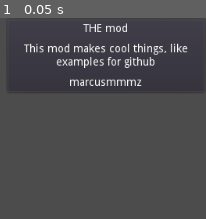
Above: before the commit, frame 1.
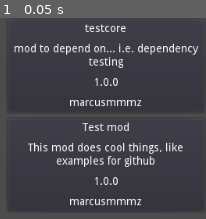
Above: after the commit, the same moment.

Repository: marcusmmmz/Godot-ModManager
Game: Godot game, scene res://src/Game.tscn
The game is run twice, just before and just after one commit, with the same random seed, the same clock (stepped at 60 frames per second) and the same inputs. Before the commit the project starts from res://src/Main.tscn.
Inputs:
- Up to frame 1 (0.05 s): no input

The runs differ from the first frame. In frame 1, 9.7% of the frame differs, in the area x 6-97%, y 2-96%.

Commit message:
package.json and tweaks

Diff:
--- /dev/null
+++ b/mods/Test mod/index.gd
@@ -0,0 +1,13 @@
+extends Node
+
+var testcore
+
+func _ready():
+	ModManager.connect("mods_loaded", self, "on_mods_loaded")
+
+func on_mods_loaded():
+	testcore = ModManager.mod_nodes.testcore
+
+	print( testcore.test )
+
+	add_child( load("res://mods/Test mod/second.gd").new() )
--- /dev/null
+++ b/mods/Test mod/second.gd
@@ -0,0 +1,4 @@
+extends Node
+
+func _ready():
+	print("second script")
--- /dev/null
+++ b/mods/testcore/index.gd
@@ -0,0 +1,3 @@
+extends Node
+
+var test = "dependency"
--- a/project.godot
+++ b/project.godot
@@ -15,8 +15,8 @@
 
 [application]
 
-config/name="Mods"
-run/main_scene="res://src/Main.tscn"
+config/name="Mod Manager"
+run/main_scene="res://src/Game.tscn"
 config/icon="res://icon.png"
 
 [autoload]
--- /dev/null
+++ b/src/Game.tscn
@@ -0,0 +1,40 @@
+[gd_scene load_steps=2 format=2]
+
+[sub_resource type="GDScript" id=1]
+script/source = "extends VBoxContainer
+
+var ListedMod = preload(\"res://src/ListedMod.tscn\")
+
+func _ready():
+	for mod in ModManager.mods_info:
+		var ModNode = ListedMod.instance()
+
+		for i in [\"Name\", \"Description\", \"Author\", \"Version\"]:
+			ModNode.get_node(\"VBox/\" + i).text = mod[i.to_lower()]
+
+		add_child(ModNode)
+"
+
+[node name="Game" type="Node"]
+
+[node name="Main" type="Control" parent="."]
+margin_right = 1024.0
+margin_bottom = 600.0
+__meta__ = {
+"_edit_use_anchors_": false
+}
+
+[node name="ModList" type="ScrollContainer" parent="Main"]
+anchor_left = 0.75
+anchor_right = 1.0
+anchor_bottom = 1.0
+__meta__ = {
+"_edit_use_anchors_": true
+}
+
+[node name="VBoxContainer" type="VBoxContainer" parent="Main/ModList"]
+margin_right = 256.0
+margin_bottom = 600.0
+size_flags_horizontal = 3
+size_flags_vertical = 3
+script = SubResource( 1 )
--- a/src/ListedMod.tscn
+++ b/src/ListedMod.tscn
@@ -2,19 +2,19 @@
 
 [node name="ListedMod" type="PanelContainer"]
 anchor_right = 0.25
-anchor_bottom = 0.133
+anchor_bottom = 0.176333
 margin_bottom = 0.199997
 rect_min_size = Vector2( 256, 64 )
 size_flags_horizontal = 3
 __meta__ = {
-"_edit_use_anchors_": false
+"_edit_use_anchors_": true
 }
 
 [node name="VBox" type="VBoxContainer" parent="."]
 margin_left = 7.0
 margin_top = 7.0
 margin_right = 249.0
-margin_bottom = 73.0
+margin_bottom = 99.0
 custom_constants/separation = 12
 
 [node name="Name" type="Label" parent="VBox"]
@@ -42,10 +42,23 @@
 "_edit_use_anchors_": false
 }
 
-[node name="Author" type="Label" parent="VBox"]
+[node name="Version" type="Label" parent="VBox"]
 margin_top = 52.0
 margin_right = 242.0
 margin_bottom = 66.0
+size_flags_horizontal = 3
+size_flags_vertical = 6
+text = "Version"
+align = 1
+autowrap = true
+__meta__ = {
+"_edit_use_anchors_": false
+}
+
+[node name="Author" type="Label" parent="VBox"]
+margin_top = 78.0
+margin_right = 242.0
+margin_bottom = 92.0
 size_flags_horizontal = 3
 size_flags_vertical = 6
 text = "by Author"
--- a/src/ModManager.gd
+++ b/src/ModManager.gd
@@ -1,6 +1,9 @@
 extends Node
 
-var mods = []
+var mods_info = []
+var mod_nodes = {}
+
+signal mods_loaded
 
 func _ready():
 	load_mods()
@@ -18,21 +21,31 @@
 			files.append( file )
 			file = dir.get_next()
 
+		dir.list_dir_end()
+
 	return files
 
+func get_file_as_json(path):
+	var file = File.new()
+
+	file.open(path, File.READ)
+	var json = parse_json(file.get_as_text())
+	file.close()
+
+	return json
+
 func load_mods():
-	var path = "./mods/"
-	for mod_dir in list_dir("./mods"):
+	for mod_dir in list_dir("mods/"):
+		var path = "mods/" + mod_dir + "/"
 
-		path += mod_dir + "/"
-		for dir_file in list_dir(path):
+		for file in list_dir(path):
 
-			match dir_file:
-				"index.gd":
-					add_child( load(path + "/index.gd").new() )
+			if file == "package.json":
+				var info = get_file_as_json(path + "package.json")
+				mods_info.append(info)
 
-				"info.json":
-					var file = File.new()
-					file.open(path + "info.json", File.READ)
-					mods.append(parse_json(file.get_as_text()))
-					file.close()
+				var mod_node = load(path + "/" + info.main).new()
+				add_child( mod_node )
+				mod_nodes[info.name] = mod_node
+
+	emit_signal("mods_loaded")
Not shown, added: mods/Test mod/package.json
Not shown, added: mods/testcore/package.json
Not shown, changed: README.md
